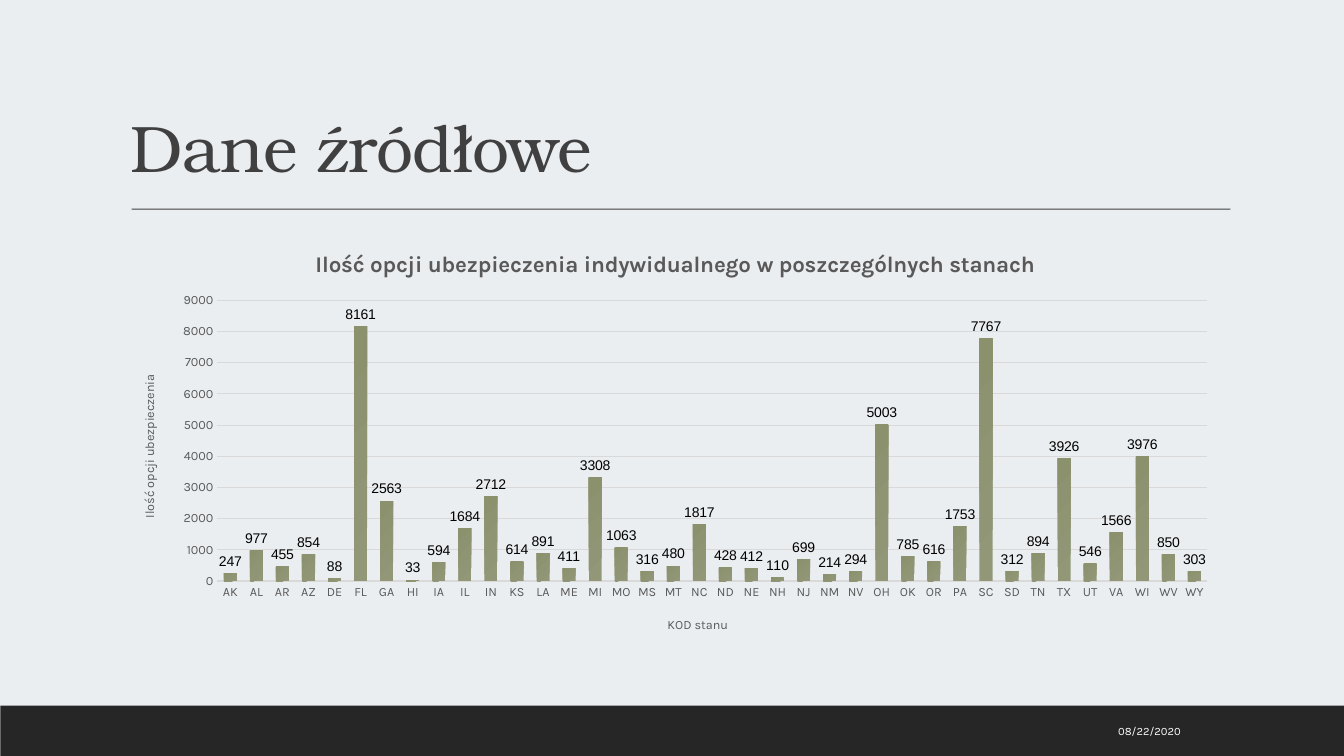
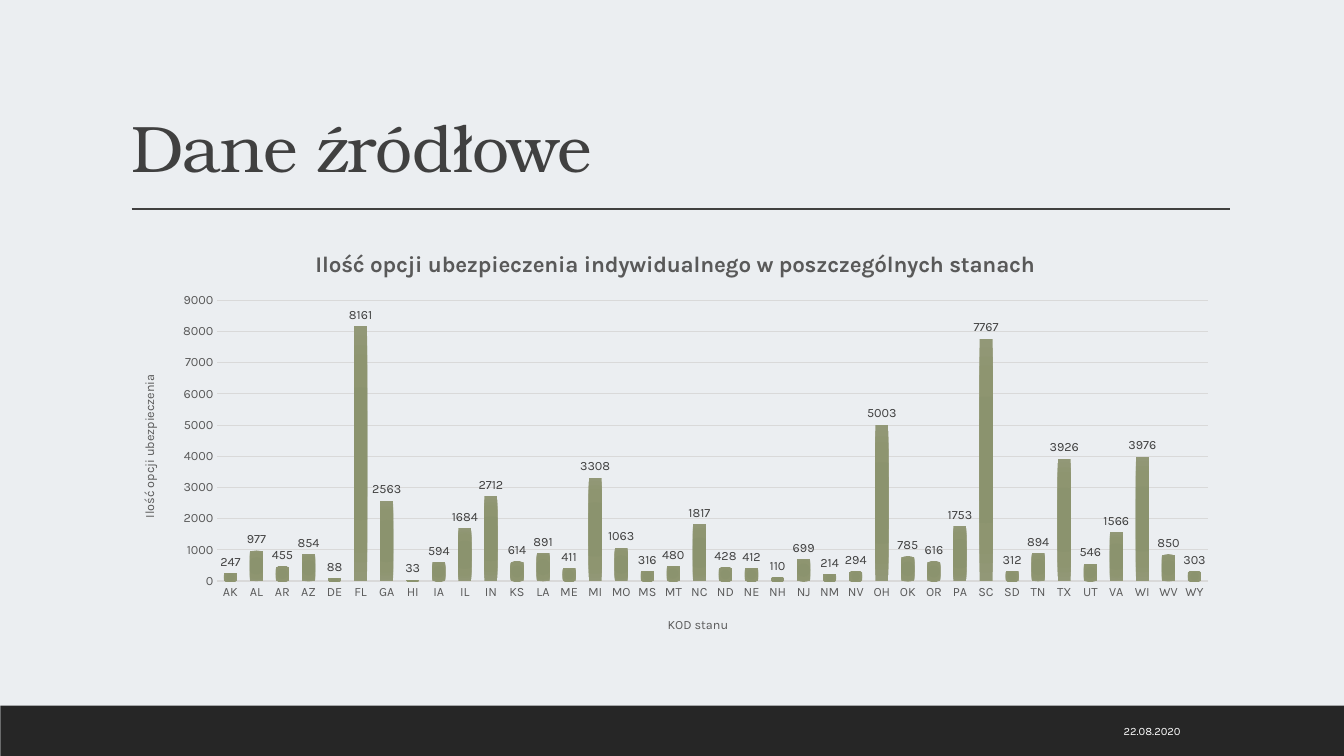
Before and after one commit to infoshareacademy/jdszr1-us-election, a slide deck: slide 4 of analiza_danych_python/prezentacja/Aplikacja_Ubezpieczeniowa.pptx. Drawn at 1344x756 pixels with LibreOffice and Linux fonts; fonts in the diff are those of the drawing. Boxes give left, top, right and bottom in pixels: in the first picture for what was removed or moved away, otherwise in the second. Text is boxed around its words. In the diff, an @@ line names an element or a change of style, - is before the commit and + after.

```diff
--- a/analiza_danych_python/prezentacja/Aplikacja_Ubezpieczeniowa.pptx
+++ b/analiza_danych_python/prezentacja/Aplikacja_Ubezpieczeniowa.pptx
@@ column chart at [121,233,1230,647] @@
@@ title "Ilość opcji ubezpieczenia indywidualnego w poszczególnych stanach" to "Ilość opcji ubezpieczenia indywidualnego w poszczególnych stanach " @@
@@ colour of Series 1 gradient #8B916D to #929877 to gradient #8B926D to #8C936F to #8E9570 to #939979 @@
@@ data labels of Series 1 changed @@
@@ category axis title "KOD stanu" to "KOD stanu " @@
@@ value axis title "Ilość opcji ubezpieczenia" to "Ilość opcji ubezpieczenia " @@
@@ category axis changed @@
@@ value axis changed @@
@@ lettering changed @@
@@ line (132, 210) - (1231, 210): stroke #404040 0.75 pt to #404040 1 pt @@
@@ text at [1124,728,1181,735]: text changed @@
-08/22/2020
+22.08.2020
```
Also in this commit, not shown: 5 other slides changed.
